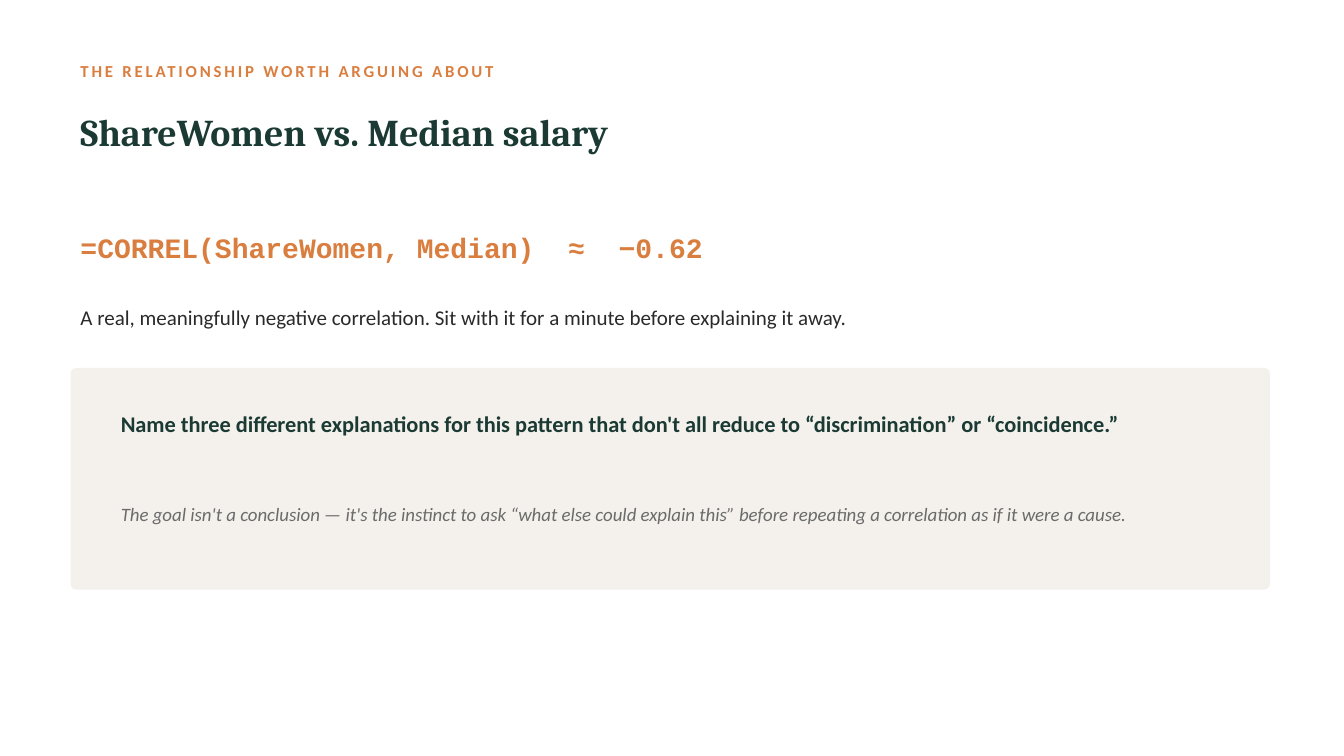
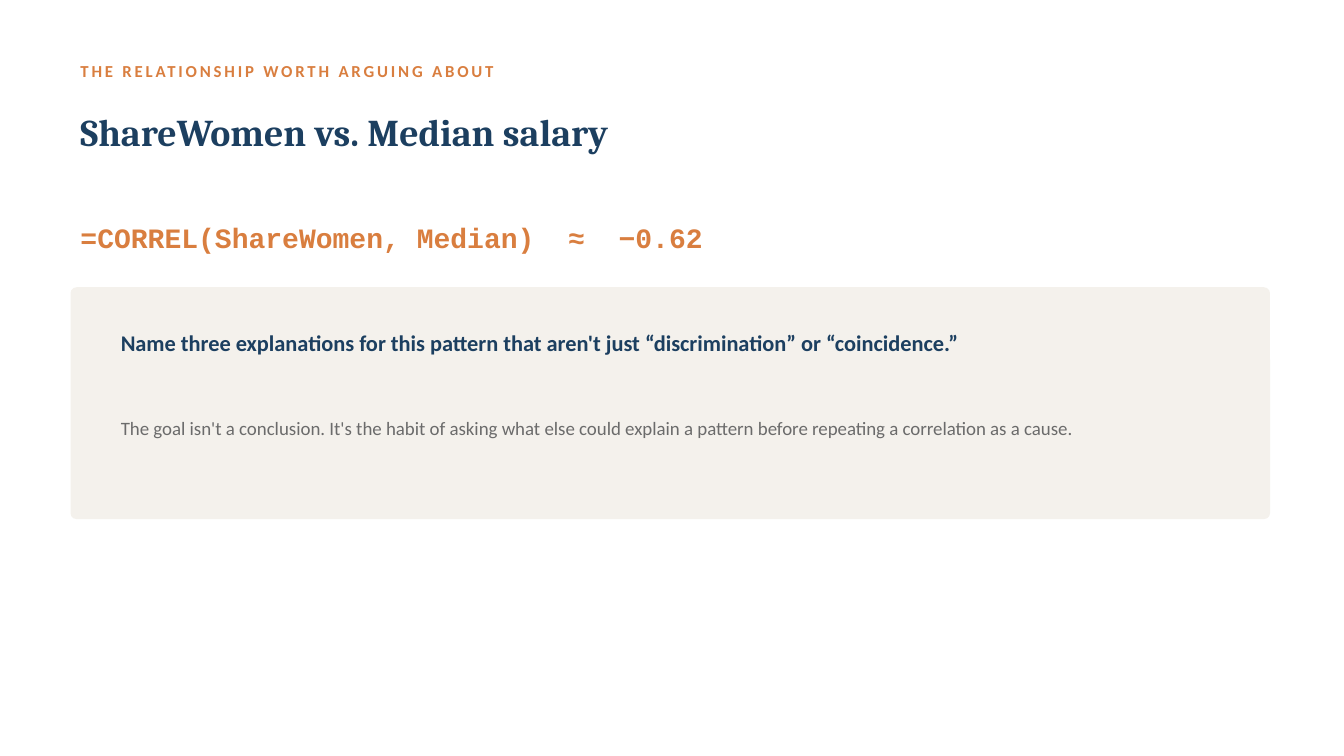
Before and after one commit to Zahi-Rahman/DSDG-Data-Analytics-Branch, a slide deck: slide 5 of week-02-excel/slides/week-02-slides.pptx (slide 6 before the commit). Drawn at 1344x756 pixels with LibreOffice and Linux fonts; fonts in the diff are those of the drawing. Boxes give left, top, right and bottom in pixels: in the first picture for what was removed or moved away, otherwise in the second. Text is boxed around its words. In the diff, an @@ line names an element or a change of style, - is before the commit and + after.

```diff
--- a/week-02-excel/slides/week-02-slides.pptx
+++ b/week-02-excel/slides/week-02-slides.pptx
@@ text "ShareWomen vs. Median salary" at (x1=80, y1=119, x2=608, y2=154): text colour #1B3A34 to #1C3F60 @@
@@ text "=CORREL(ShareWomen, Median) ≈ −0.62" moved from (x1=80, y1=238, x2=703, y2=264) to (x1=80, y1=228, x2=703, y2=254) @@
@@ rounded rectangle resized from (x1=71, y1=368, x2=1270, y2=590) to (x1=71, y1=287, x2=1270, y2=519) @@
@@ rounded rectangle at (x1=71, y1=287, x2=1270, y2=519): proportions changed @@
@@ text removed at (x1=80, y1=310, x2=846, y2=329) @@
-A real, meaningfully negative correlation. Sit with it for a minute before explaining it away.
@@ text at (x1=121, y1=334, x2=958, y2=355): text changed; text colour #1B3A34 to #1C3F60 @@
-Name three different explanations for this pattern that don't all reduce to “discrimination” or “coincidence.”
+Name three explanations for this pattern that aren't just “discrimination” or “coincidence.”
@@ text at (x1=153, y1=422, x2=1072, y2=438): text changed; italic off @@
-The goal isn't a conclusion — it's the instinct to ask “what else could explain this” before repeating a correlation as if it were a cause.
+The goal isn't a conclusion. It's the habit of asking what else could explain a pattern before repeating a correlation as a cause.
```
Also in this commit, not shown: 5 other slides changed, 1 slide added, 2 slides removed, 3 other files.
